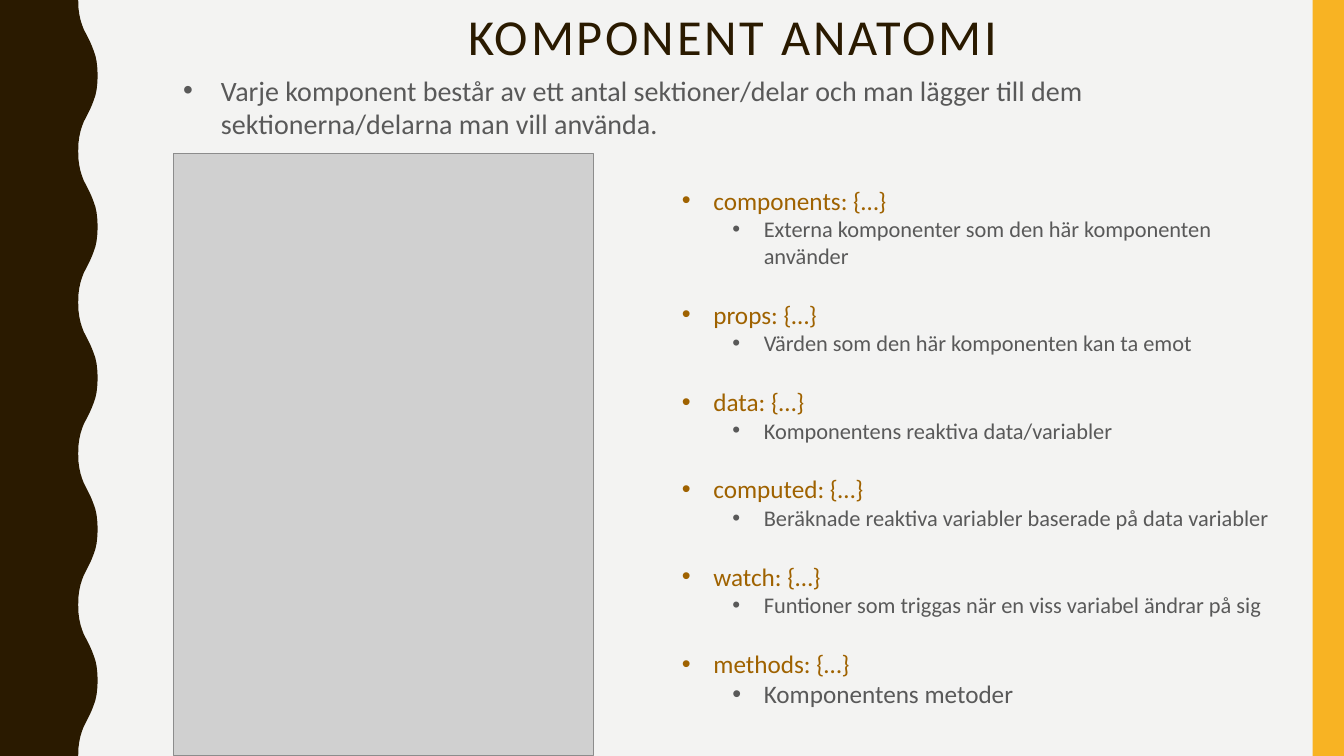
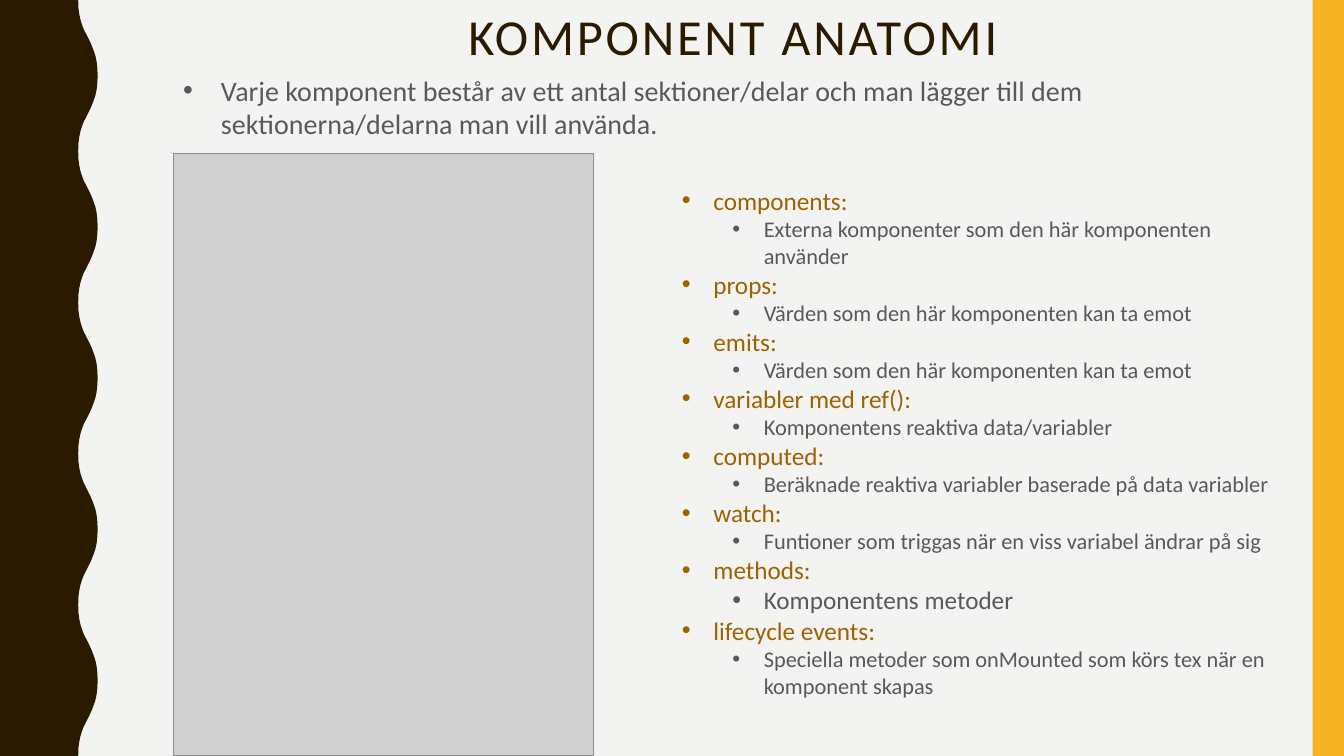
Before and after one commit to abbjetmus/programmering, a slide deck: slide 20 of Vue/Vue.pptx. Drawn at 1344x756 pixels with LibreOffice and Linux fonts; fonts in the diff are those of the drawing; grey boxes stand for pictures. Boxes give left, top, right and bottom in pixels: in the first picture for what was removed or moved away, otherwise in the second. Text is boxed around its words. In the diff, an @@ line names an element or a change of style, - is before the commit and + after.

```diff
--- a/Vue/Vue.pptx
+++ b/Vue/Vue.pptx
@@ text at [713,281,778,298]: text changed @@
-• props: {…}
+• props:
@@ text at [713,333,1191,412]: text changed; size 18 to 16 pt; text colour #9F6200 to #595959 @@
-• data: {…}
+• emits:
+  • Värden som den här komponenten kan ta emot
+• variabler med ref():
@@ text at [713,447,824,469]: text changed @@
-• computed: {…}
+• computed:
@@ text at [713,504,781,522]: text changed @@
-• watch: {…}
+• watch:
@@ text at [713,561,810,579]: text changed @@
-• methods: {…}
+• methods:
@@ text at [713,622,1265,698]: paragraphs added @@
+• lifecycle events:
+  • Speciella metoder som onMounted som körs tex när en komponent skapas
```
Also in this commit, not shown: 5 other slides changed, 1 slide added, 3 slides removed, 2 other files.
